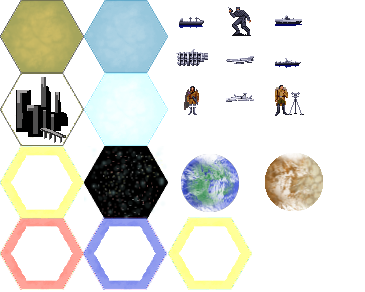
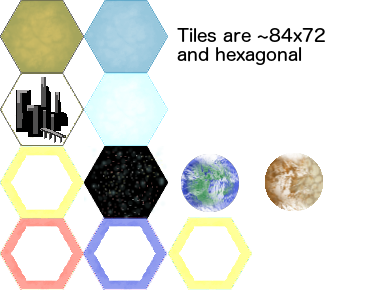
Two versions of the same layered image (365 x 292). Layer-by-layer changes:
added layer "Tiles are ~84x72 and hexagonal" above "info" over [left=177, top=28, right=325, bottom=65]
hid "units.png" over [left=176, top=7, right=304, bottom=116]
